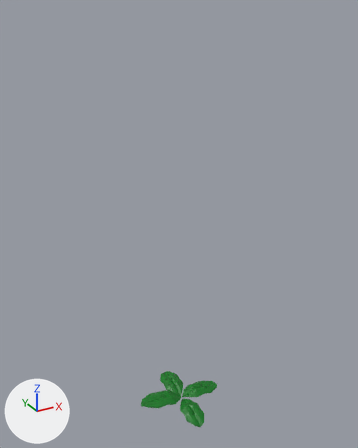
What one commit did to the glTF model public/model/grass.glb.
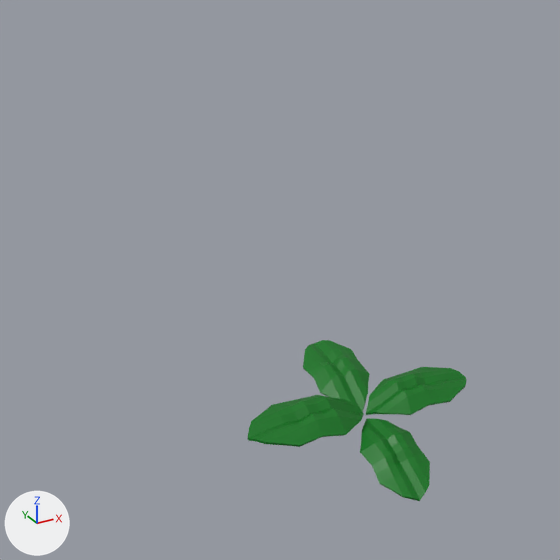
There are two pictures of each version: one whole from a 50 mm camera at (-1.028, -1.839, 1.961) aimed at (0.005, 0.037, 1.022), one close up on the part from 15% to 70% of the width and 56% to 100% of the height. The lights are fixed; the arrows at lower left show +X, +Y and +Z. Where no turn or scale is listed for an object, it has been applied to the vertices.

In view in the first close-up: '平面', '平面.001', '平面.002', '平面.003'.
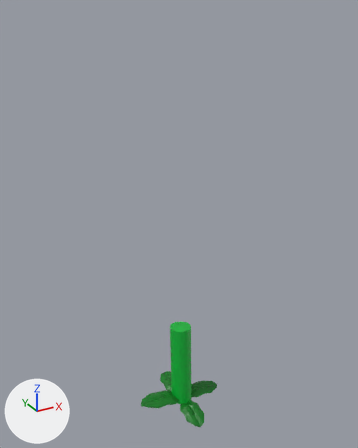
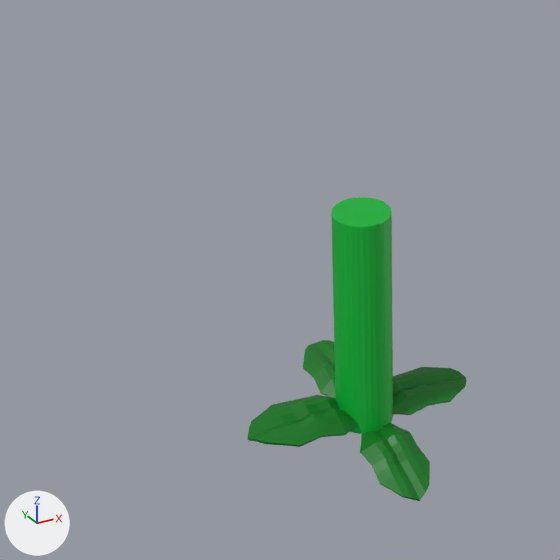
Edits to the scene script, one JSON object a line:
```json
{"op": "add", "block": "mat_マテリアル", "code": ["mat_マテリアル = principled_material('マテリアル')", "mat_マテリアル.base_color = (0.0, 0.456, 0.0381)  # green #00b437"]}
{"op": "add", "block": "me_円柱", "code": ["me_円柱 = bpy.data.meshes.new('円柱')", "me_円柱.from_pydata(...)  # 192 vertices, 380 faces; spans x -0.054..0.071, y -0.054..0.098, z -0.003..0.44", "me_円柱.materials.append(mat_マテリアル)  # green #00b437"]}
{"op": "add", "block": "ob_円柱", "code": ["ob_円柱 = bpy.data.objects.new('円柱', me_円柱)", "ob_円柱.location = (0.0, 0.0, 0.0)"]}
```

Where the change shows, as pixel boxes [x1, y1, x2, y2] in the close-ups (560 x 560 px):
```json
{"object": "円柱", "change": "added", "after": [331, 197, 393, 434], "on screen": "green"}
```
